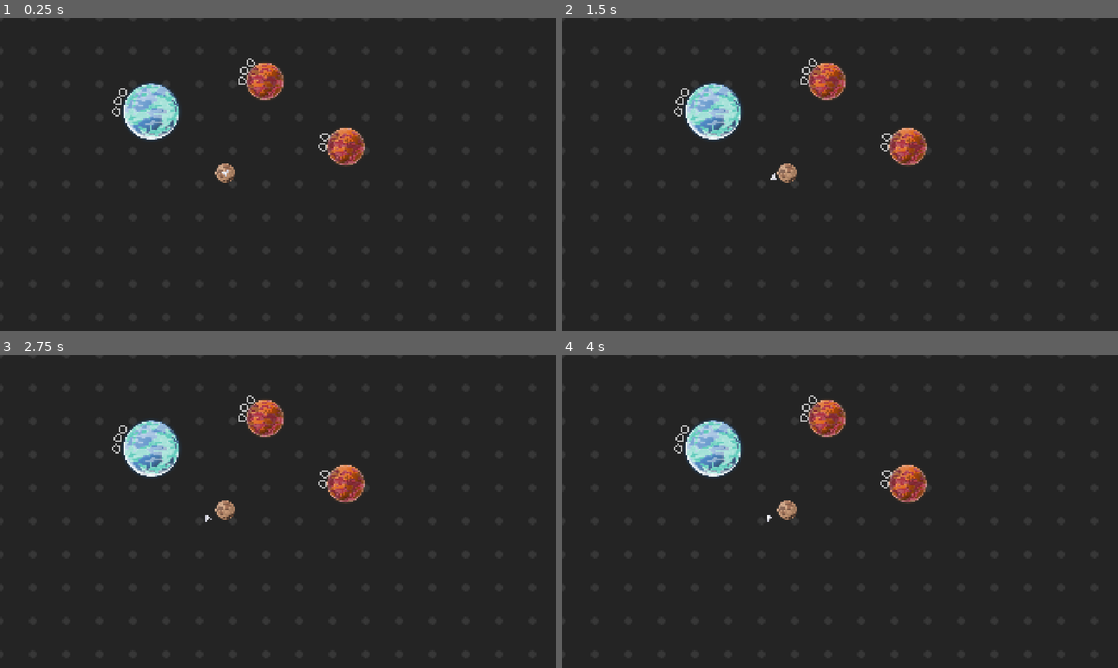
Above: before the commit, frames 1-4 (two rows, left to right).
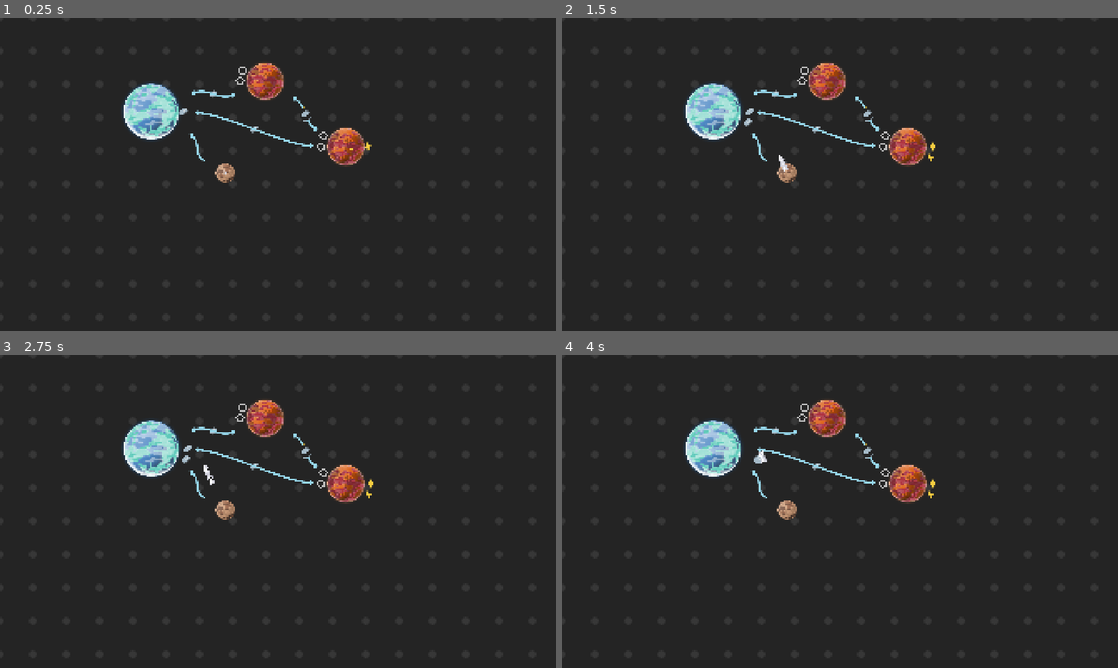
Above: after the commit, the same moments.

Repository: raffomania/milkyway-lane
Game: Godot game, scene res://main.tscn
The game is run twice, just before and just after one commit, with the same random seed, the same clock (stepped at 60 frames per second) and the same inputs.
Inputs:
- Up to frame 1 (0.25 s): no input
- Up to frame 2 (1.5 s): tap Enter at 0.5 s
- Up to frame 3 (2.75 s): no input
- Up to frame 4 (4 s): tap Space at 3.5 s

The runs differ from the first frame. In frame 1, 0.6% of the frame differs, in the area x 20-67%, y 12-51%; in frame 2, 0.7%; in frame 3, 0.7%, in the area x 20-68%, y 12-54%; in frame 4, 0.7%.

Commit message:
Sixth day

Diff:
--- a/cargo.gd
+++ b/cargo.gd
@@ -7,6 +7,14 @@
     Fuel,
     Food
 }
+
+static func texture_for_type(cargo_type: Cargo.Type) -> Texture2D:
+    match cargo_type:
+        Type.Ore: return preload("res://cargo/metal.svg")
+        Type.Fuel: return preload("res://cargo/energy.svg")
+        Type.Food: return preload("res://cargo/energy.svg")
+
+    return preload("res://simple space/PNG/Retina/icon_crossSmall.png")
 
 signal removed(cargo: Cargo)
 
@@ -34,7 +42,7 @@
     #     var l = .5 + decay_time / 10.0
     #     modulate = Color(l, l, l, 1)
     if global_target_position != null:
-        global_position = global_position.lerp(global_target_position, delta * 4)
+        global_position = global_position.lerp(global_target_position, delta * 8)
 
 func remove() -> void:
     var tween = create_tween()
--- a/energy.tscn
+++ b/cargo/energy.tscn
@@ -3,7 +3,9 @@
 [ext_resource type="Texture2D" uid="uid://8yaob70cb6oc" path="res://cargo/energy.svg" id="1_r2ayp"]
 [ext_resource type="Script" uid="uid://d1bco0wr5p4wn" path="res://cargo.gd" id="2_r2ayp"]
 
-[node name="Ore" type="Sprite2D"]
+[node name="Energy" type="Sprite2D"]
 z_index = 2
+scale = Vector2(0.8, 0.8)
 texture = ExtResource("1_r2ayp")
 script = ExtResource("2_r2ayp")
+type = 1
--- a/cargo/metal.svg
+++ b/cargo/metal.svg
@@ -41,12 +41,12 @@
      id="layer1">
     <path
        style="fill:#a5bac8;fill-opacity:1;stroke:#a5bac8;stroke-width:1.5;stroke-linecap:round;stroke-linejoin:round;stroke-dasharray:none;stroke-opacity:1"
-       d="M 4.6477158,7.6574756 8.3926308,4.0137582 7.4914608,2.7778887 5.3945807,2.6191481 2.4613469,5.4311952 2.5265586,7.2660415 Z"
+       d="M 4.0734318,8.2900535 9.007663,3.4477625 7.8202979,1.805363 5.0574873,1.5944058 1.1927124,5.3314548 1.2786341,7.7698601 Z"
        id="path1"
        sodipodi:nodetypes="ccccccc" />
     <path
-       style="fill:none;fill-opacity:1;stroke:#ffffff;stroke-width:1;stroke-linecap:round;stroke-linejoin:round;stroke-dasharray:none;stroke-opacity:1"
-       d="M 4.8857285,5.0327906 6.9459908,2.9575814"
+       style="fill:none;fill-opacity:1;stroke:#d6dde0;stroke-width:0.999997;stroke-linecap:round;stroke-linejoin:round;stroke-dasharray:none;stroke-opacity:1"
+       d="M 4.9813021,4.529895 7.2976794,2.1748861"
        id="path2" />
   </g>
 </svg>
--- /dev/null
+++ b/cargo/metal.tscn
@@ -0,0 +1,10 @@
+[gd_scene load_steps=3 format=3 uid="uid://li0olwglo0bh"]
+
+[ext_resource type="Texture2D" uid="uid://bl7u0lrwda40j" path="res://cargo/metal.svg" id="1_pmblj"]
+[ext_resource type="Script" uid="uid://d1bco0wr5p4wn" path="res://cargo.gd" id="2_2fstd"]
+
+[node name="Metal" type="Sprite2D"]
+z_index = 2
+scale = Vector2(0.8, 0.8)
+texture = ExtResource("1_pmblj")
+script = ExtResource("2_2fstd")
--- /dev/null
+++ b/directive.gd
@@ -0,0 +1,63 @@
+class_name Directive
+
+extends Node2D
+
+@export
+var planet: Planet
+@export
+var cargo_types: Array[Cargo.Type]
+@export
+var arrow_color: Color = Color(0.5952, 0.85188, 0.93, 1)
+
+@onready
+var parent: Planet = $".."
+
+var arrow_curve: Curve2D
+var arrow_lines: PackedVector2Array
+var indicator_size := 40
+
+func _ready() -> void:
+    arrow_curve = Curve2D.new()
+    var local_target_pos = to_local(planet.global_position)
+    var distance = local_target_pos.length()
+    var perpendicular_angle = local_target_pos.angle() + PI * .5
+    var start = Vector2.RIGHT.rotated(local_target_pos.angle() - PI * .05) * (parent.radius + parent.slot_size * 3)
+    var end = local_target_pos + Vector2.LEFT.rotated(local_target_pos.angle() - PI * .05) * (planet.radius + planet.slot_size * 3)
+    var control = local_target_pos.normalized() * distance * .15 + Vector2.LEFT.rotated(perpendicular_angle) * distance * .02
+    arrow_curve.add_point(start, Vector2.ZERO, control)
+    arrow_curve.add_point(end, control.rotated(PI), Vector2.ZERO)
+    arrow_lines = arrow_curve.tessellate(4, 1)
+
+    for i in len(cargo_types):
+        var type_texture = Cargo.texture_for_type(cargo_types[i])
+
+        var sprite = Sprite2D.new()
+        sprite.texture = type_texture
+        sprite.scale = Vector2.ONE * (indicator_size * .7) / type_texture.get_size().x
+        sprite.position = _indicator_position(i)
+        add_child(sprite)
+
+func _draw() -> void:
+    var line_width = 5
+    var lines = arrow_lines
+
+    if !lines.is_empty():
+        draw_circle(lines[0], line_width * .5, arrow_color, true, -1, true)
+    for i in range(len(lines) - 1):
+        draw_line(lines[i], lines[i + 1], arrow_color, line_width, true)
+        if i == (len(lines) - 2):
+            var arrow_line_end = (lines[i] - lines[i + 1]).normalized() * line_width * 2
+            draw_line(lines[i + 1], lines[i + 1] + arrow_line_end.rotated(PI * .2), arrow_color, line_width, true)
+            draw_line(lines[i + 1], lines[i + 1] + arrow_line_end.rotated(-PI * .2), arrow_color, line_width, true)
+            draw_circle(lines[i + 1], line_width * .5, arrow_color, true, -1, true)
+
+    for i in len(cargo_types):
+        var clear_color = ProjectSettings.get_setting("rendering/environment/defaults/default_clear_color")
+        draw_circle(_indicator_position(i), indicator_size * .5, clear_color, true)
+
+func includes_cargo_type(type: Cargo.Type) -> bool:
+    return cargo_types.has(type)
+
+func _indicator_position(i: int) -> Vector2:
+    var position_offset = i - (len(cargo_types) - 1) * .5
+    return arrow_curve.sample_baked((arrow_curve.get_baked_length() * .5) - position_offset * indicator_size * .8)
--- /dev/null
+++ b/directive.tscn
@@ -0,0 +1,7 @@
+[gd_scene load_steps=2 format=3 uid="uid://m6ya5gkhhfeg"]
+
+[ext_resource type="Script" uid="uid://b0nqvohariywx" path="res://directive.gd" id="1_pi4c2"]
+
+[node name="Directive" type="Node2D" node_paths=PackedStringArray("planet")]
+script = ExtResource("1_pi4c2")
+planet = NodePath("")
--- a/main.tscn
+++ b/main.tscn
@@ -1,12 +1,14 @@
-[gd_scene load_steps=9 format=3 uid="uid://c53jdqfk7w18k"]
+[gd_scene load_steps=11 format=3 uid="uid://c53jdqfk7w18k"]
 
 [ext_resource type="PackedScene" uid="uid://c8f45ju8dy8s3" path="res://planet.tscn" id="2_1bvp3"]
 [ext_resource type="Texture2D" uid="uid://dppbwfk7t7dfr" path="res://planets/Planets/planet00.png" id="2_5vw27"]
 [ext_resource type="Texture2D" uid="uid://10givwqxoynk" path="res://planets/Planets/planet02.png" id="3_1bvp3"]
 [ext_resource type="Shader" uid="uid://d21atk7obnr3w" path="res://grid.gdshader" id="5_lquwl"]
 [ext_resource type="Texture2D" uid="uid://buc60npxar7i1" path="res://planets/Planets/planet05.png" id="6_5vw27"]
+[ext_resource type="PackedScene" uid="uid://m6ya5gkhhfeg" path="res://directive.tscn" id="6_kek77"]
 [ext_resource type="PackedScene" uid="uid://cs4ip8vffa4es" path="res://ship.tscn" id="7_5vw27"]
-[ext_resource type="PackedScene" uid="uid://bwtseicc2lvkk" path="res://energy.tscn" id="7_272bh"]
+[ext_resource type="PackedScene" uid="uid://bwtseicc2lvkk" path="res://cargo/energy.tscn" id="7_272bh"]
+[ext_resource type="PackedScene" uid="uid://li0olwglo0bh" path="res://cargo/metal.tscn" id="7_kek77"]
 
 [sub_resource type="ShaderMaterial" id="ShaderMaterial_7mycd"]
 shader = ExtResource("5_lquwl")
@@ -21,7 +23,7 @@
 
 [node name="Main" type="Node2D"]
 
-[node name="ColorRect" type="ColorRect" parent="."]
+[node name="Grid" type="ColorRect" parent="."]
 material = SubResource("ShaderMaterial_7mycd")
 anchors_preset = 15
 anchor_right = 1.0
@@ -33,33 +35,61 @@
 grow_horizontal = 2
 grow_vertical = 2
 
-[node name="Home" parent="." instance=ExtResource("2_1bvp3")]
+[node name="Home" parent="." node_paths=PackedStringArray("output_slots") instance=ExtResource("2_1bvp3")]
 position = Vector2(784, 545)
 texture = ExtResource("6_5vw27")
 spawning_ships = ExtResource("7_5vw27")
+output_slots = [null, null, null]
 spawn_time = 5.0
 
-[node name="Planet01" parent="." instance=ExtResource("2_1bvp3")]
+[node name="Directive" parent="Home" node_paths=PackedStringArray("planet") instance=ExtResource("6_kek77")]
+planet = NodePath("../../Left")
+
+[node name="Left" parent="." node_paths=PackedStringArray("output_slots") instance=ExtResource("2_1bvp3")]
 position = Vector2(528, 333)
 texture = ExtResource("2_5vw27")
 radius = 120.0
-spawning_resource = ExtResource("7_272bh")
+spawning_resource = ExtResource("7_kek77")
+output_slots = [null, null]
 spawn_time = 2.0
-input_slots = 3
 
-[node name="Planet02" parent="." instance=ExtResource("2_1bvp3")]
+[node name="Directive3" parent="Left" node_paths=PackedStringArray("planet") instance=ExtResource("6_kek77")]
+planet = NodePath("../../Up")
+cargo_types = Array[int]([0])
+
+[node name="Directive2" parent="Left" node_paths=PackedStringArray("planet") instance=ExtResource("6_kek77")]
+planet = NodePath("../../Right")
+cargo_types = Array[int]([0])
+
+[node name="Right" parent="." node_paths=PackedStringArray("output_slots") instance=ExtResource("2_1bvp3")]
 position = Vector2(1200, 454)
 texture = ExtResource("3_1bvp3")
 radius = 80.0
 spawning_resource = ExtResource("7_272bh")
-input_slots = 2
+output_slots = [null, null]
+spawn_time = 10.0
+input_slots = Array[int]([0, 0])
 
-[node name="Planet04" parent="." instance=ExtResource("2_1bvp3")]
+[node name="Directive" parent="Right" node_paths=PackedStringArray("planet") instance=ExtResource("6_kek77")]
+planet = NodePath("../../Left")
+
+[node name="Directive2" parent="Right" node_paths=PackedStringArray("planet") instance=ExtResource("6_kek77")]
+planet = NodePath("../../Up")
+cargo_types = Array[int]([1, 0])
+
+[node name="Up" parent="." instance=ExtResource("2_1bvp3")]
 position = Vector2(921, 228)
 texture = ExtResource("3_1bvp3")
 radius = 80.0
 spawning_resource = ExtResource("7_272bh")
-input_slots = 3
+input_slots = Array[int]([0, 1])
+
+[node name="Directive" parent="Up" node_paths=PackedStringArray("planet") instance=ExtResource("6_kek77")]
+planet = NodePath("../../Left")
+
+[node name="Directive2" parent="Up" node_paths=PackedStringArray("planet") instance=ExtResource("6_kek77")]
+planet = NodePath("../../Right")
+cargo_types = Array[int]([0])
 
 [node name="Camera2D" type="Camera2D" parent="."]
 position = Vector2(967, 551)
--- a/planet.gd
+++ b/planet.gd
@@ -2,8 +2,8 @@
 
 extends Node2D
 
-@export
-var targets: Array[Planet]
+@onready
+var directives: Array[Directive] = child_directives()
 
 @export
 var texture: Texture2D:
@@ -27,13 +27,10 @@
 @export
 var spawn_time := 15.0
 @export
-var input_slots := 0
+var consume_time := 10.0
 @export
-var target_line_color: Color
-var inputs_added := 0
-var current_inputs := 0
-
-var targets_lines: Array[PackedVector2Array]
+var input_slots: Array[Cargo.Type] = []
+var current_inputs: Array[Cargo] = []
 
 var slot_size := 12.0
 
@@ -46,55 +43,60 @@
     add_child(spawn_timer)
     spawn_timer.start()
 
-    for target in targets:
-        var line = Curve2D.new()
-        var local_target_pos = to_local(target.global_position)
-        var distance = local_target_pos.length()
-        var perpendicular_angle = local_target_pos.angle() + PI * .5
-        var start = Vector2.RIGHT.rotated(local_target_pos.angle() - PI * .05) * (radius + slot_size * 3)
-        var end = local_target_pos + Vector2.LEFT.rotated(local_target_pos.angle() - PI * .05) * (target.radius + target.slot_size * 3)
-        var control = local_target_pos.normalized() * distance * .15 + Vector2.LEFT.rotated(perpendicular_angle) * distance * .02
-        line.add_point(start, Vector2.ZERO, control)
-        line.add_point(end, control.rotated(PI), Vector2.ZERO)
-        targets_lines.append(line.tessellate(4, 1))
+    var consume_timer = Timer.new()
+    consume_timer.wait_time = consume_time
+    consume_timer.timeout.connect(self.consume_input)
+    add_child(consume_timer)
+    consume_timer.start()
+
+    current_inputs.resize(len(input_slots))
 
     spawn.call_deferred()
+    await get_tree().create_timer(0.2).timeout
+    spawn.call_deferred()
+    await get_tree().create_timer(0.2).timeout
+    spawn.call_deferred()
+    await get_tree().create_timer(0.2).timeout
+    spawn.call_deferred()
+
+func child_directives() -> Array[Directive]:
+    var result: Array[Directive] = []
+    for child in get_children():
+        var directive := child as Directive
+        if directive != null:
+            result.append(directive)
+
+    return result
 
 func _draw() -> void:
-    for i in range(len(output_slots)):
-        draw_circle(slot_position(i), slot_size, Color.GRAY, false)
-
-    for i in range(input_slots):
+    # for i in range(len(output_slots)):
+    #     draw_circle(slot_position(i), slot_size, Color.GRAY, false)
+    for i in range(len(input_slots)):
         draw_circle(slot_position(i).rotated(PI), slot_size, Color.GRAY, false)
 
-    var line_width = 5
-    for lines in targets_lines:
-        if !lines.is_empty():
-            draw_circle(lines[0], line_width * .5, target_line_color, true, -1, true)
-        for i in range(len(lines) - 1):
-            draw_line(lines[i], lines[i + 1], target_line_color, line_width, true)
-            if i == (len(lines) - 2):
-                var arrow_line_end = (lines[i] - lines[i + 1]).normalized() * line_width * 2
-                draw_line(lines[i + 1], lines[i + 1] + arrow_line_end.rotated(PI * .2), target_line_color, line_width, true)
-                draw_line(lines[i + 1], lines[i + 1] + arrow_line_end.rotated(-PI * .2), target_line_color, line_width, true)
-                draw_circle(lines[i + 1], line_width * .5, target_line_color, true, -1, true)
-
 func slot_position(i: int) -> Vector2:
-    return (Vector2.RIGHT).rotated(i / radius * slot_size * 3) * radius
+    return (Vector2.RIGHT).rotated(i / radius * slot_size * 3) * (radius + slot_size / 2)
 
 func output_dock_position() -> Vector2:
     var i = (len(output_slots) - 1) * .5
     return (Vector2.RIGHT).rotated(i / radius * slot_size * 3) * radius * 1.4
 
 func input_dock_position() -> Vector2:
-    var i = (input_slots - 1) * .5
+    var i = (len(input_slots) - 1) * .5
     return (Vector2.RIGHT).rotated(PI + (i / radius * slot_size * 3)) * radius * 1.4
 
 func spawn() -> void:
     if spawning_resource != null:
         spawn_output()
-    elif spawning_ships != null:
+    if spawning_ships != null:
         spawn_ship()
+
+func consume_input() -> void:
+    var available = current_inputs.filter(func(i): return i != null)
+    if !available.is_empty():
+        var cargo = available.pick_random()
+        cargo.remove()
+        remove_input(cargo)
 
 func spawn_output() -> void:
     var free_slot = find_free_output_slot()
@@ -105,64 +107,83 @@
     output.global_target_position = to_global(slot_position(free_slot))
     output.rotation = output.position.angle()
     output.removed.connect(remove_output)
-    add_child(output)
+    output.position = global_position
+    get_node("/root/Main").add_child(output)
     output_slots[free_slot] = output
+
 
 func find_free_output_slot() -> int:
     return output_slots.find_custom(func(o): return o == null)
 
-func find_output() -> Cargo:
-    var index = output_slots.find_custom(func(o): return o != null)
+func random_transportable_output() -> Cargo:
+    var available_outputs = output_slots.filter(func(o):
+        if o == null:
+            return false
+        var directive_available = directives.any(func(d): return d.includes_cargo_type(o.type))
+        return directive_available
+    )
 
-    if index != -1:
-        return output_slots[index]
+    if !available_outputs.is_empty():
+        return available_outputs.pick_random()
     else:
         return null
 
-func can_take_input() -> bool:
-    return current_inputs < input_slots
+func free_input_slot(type: Cargo.Type) -> int:
+    for i in range(len(input_slots)):
+        if input_slots[i] == type:
+            if current_inputs[i] == null:
+                return i
+
+    return -1
+
+func can_take_input(type: Cargo.Type) -> bool:
+    return free_input_slot(type) != -1
 
 func add_input(input: Node2D) -> void:
-    if !can_take_input():
+    var free_slot = free_input_slot(input.type)
+    if free_slot == -1:
         return
 
-    if input.get_parent() != null:
-        input.reparent(self)
-    else:
-        add_child(input)
-
-    var free_slot = inputs_added % input_slots
     input.global_target_position = to_global(slot_position(free_slot).rotated(PI))
-    input.rotation = input.position.angle()
     input.removed.connect(remove_input)
 
-    inputs_added += 1
-    current_inputs += 1
+    current_inputs[free_slot] = input
 
 func spawn_ship() -> void:
     if spawning_ships == null:
         return
 
     var ship: Node2D = spawning_ships.instantiate()
-    ship.target = self.random_target()
     get_node("/root/Main").add_child(ship)
     ship.global_position = global_position
+    ship.state = ship.Moving.new()
+    ship.state.target = self
+    ship.check_target()
 
 func random_target() -> Planet:
-    if targets.is_empty():
-        return
+    if len(directives) == 0:
+        return null
 
-    return targets.pick_random()
+    return directives.pick_random().planet
+
+func target_for_cargo(type: Cargo.Type) -> Planet:
+    var available = directives.filter(func(d: Directive): return d.includes_cargo_type(type))
+    if !available.is_empty():
+        return available.pick_random().planet
+
+    return null
 
 func remove_output(cargo: Cargo) -> void:
     output_slots[output_slots.find(cargo)] = null
     cargo.removed.disconnect(self.remove_output)
 
-func remove_input(_cargo: Cargo) -> void:
-    current_inputs -= 1
+func remove_input(cargo: Cargo) -> void:
+    var i = current_inputs.find(cargo)
+    if i != -1:
+        current_inputs[i] = null
 
 func take_output() -> Cargo:
-    var output = find_output()
+    var output = random_transportable_output()
     if output == null:
         return null
 
--- a/planet.tscn
+++ b/planet.tscn
@@ -6,7 +6,7 @@
 [node name="Planet01" type="Node2D"]
 z_index = 1
 script = ExtResource("1_mtr83")
-target_line_color = Color(0.91, 0.781083, 0.6825, 1)
+target_line_color = Color(0.5952, 0.85188, 0.93, 1)
 
 [node name="Sprite" type="Sprite2D" parent="."]
 z_index = -1
--- a/ship.gd
+++ b/ship.gd
@@ -1,16 +1,45 @@
 extends Node2D
 
-@export
-var target: Planet
+class State:
+    pass
+
+class Moving:
+    extends State
+
+    var target: Planet
+
+    func to_idle() -> Idle:
+        return Idle.new(self.target)
+
+class Dead:
+    extends State
+
+    var death_direction: Vector2
+    var death_rotation: float
+
+class Idle:
+    extends State
+
+    const check_interval := 2.0
+    var target: Planet
+    var check_cooldown := check_interval
+    var drift_offset: Vector2
+
+    func _init(new_target: Planet):
+        self.target = new_target
+        self.drift_offset = Vector2.RIGHT.rotated(randf_range(-PI * .2, PI * .2)) * randf_range(10, 50)
+
+    func to_idle():
+        return self
+
 @export
 var time_to_live: float
 var max_velocity = 150.0
 var min_speed = 0.0
 var velocity := 0.0
 var max_acceleration := 50.0
-var is_dead := false
-var death_direction: Vector2
-var death_rotation: float
+
+var state: State
 
 var cargo: Cargo
 
@@ -23,73 +52,115 @@
     add_child(timer)
     timer.start()
 
+    var original_scale = scale
+    scale.x = 0
+    var t = create_tween()
+    t.tween_property(self, "scale", original_scale, 0.5)
+
 func _process(delta: float) -> void:
-    if is_dead:
-        position += velocity * death_direction * delta
-        rotation += death_rotation * delta
+    if state is Dead:
+        position += velocity * state.death_direction * delta
+        rotation += state.death_rotation * delta
         return
 
-    if !is_instance_valid(target):
-        target = get_tree().get_nodes_in_group("planets")[0]
+    if state is Moving:
+        if !is_instance_valid(state.target):
+            state.target = get_tree().get_nodes_in_group("planets")[0]
 
-        if !is_instance_valid(target):
-            return
+            if !is_instance_valid(state.target):
+                return
 
-    var to_target = target_position() - global_position
-    var distance_to_target = to_target.length()
+        if global_position.distance_to(target_position(state.target)) < 5:
+            check_target()
 
-    var target_rotation = to_target.angle() + PI / 2
-    var rotation_strength = abs(angle_difference(target_rotation, global_rotation)) * 4
+    if state is Idle:
+        state.check_cooldown -= delta
+        # TODO can't drift like this forever
+        state.drift_offset += state.drift_offset.normalized() * 5 * delta
+        if state.check_cooldown <= 0:
+            state.check_cooldown = state.check_interval
+            check_target()
 
-    var braking_distance = ((velocity ** 2) / (2 * max_acceleration)) + 2
-    var acceleration_dir = clamp(distance_to_target - braking_distance, -1, 1)
-    var acceleration_strength = acceleration_dir
-    var acceleration = clamp(max_acceleration * acceleration_strength, max(-max_acceleration, -velocity), max_acceleration)
+    if state is Moving or state is Idle:
+        var to_target
+        if state is Moving:
+            to_target = target_position(state.target) - global_position
+        elif state is Idle:
+            var target_global_position = target_position(state.target)
+            var target_position_angle = state.target.global_position.angle_to_point(target_global_position)
+            to_target = target_global_position + state.drift_offset.rotated(target_position_angle) - global_position
 
-    velocity += acceleration * delta
-    velocity = clamp(velocity, min_speed, max_velocity)
-    position += velocity * Vector2.UP.rotated(rotation) * delta
+        var distance_to_target = to_target.length()
 
-    rotation = rotate_toward(global_rotation, target_rotation, rotation_strength * delta)
+        var target_rotation = to_target.angle() + PI / 2
+        var rotation_strength = abs(angle_difference(target_rotation, global_rotation)) * 4
+
+        var braking_distance = ((velocity ** 2) / (2 * max_acceleration)) + 2
+        var acceleration_dir = clamp(distance_to_target - braking_distance, -1, 1)
+        var acceleration_strength = acceleration_dir
+        var acceleration = clamp(max_acceleration * acceleration_strength, max(-max_acceleration, -velocity), max_acceleration)
+
+        if distance_to_target > 4:
+            velocity += acceleration * delta
+            velocity = clamp(velocity, min_speed, max_velocity)
+            position += velocity * Vector2.UP.rotated(rotation) * delta
+
+        rotation = rotate_toward(global_rotation, target_rotation, rotation_strength * delta)
 
     if cargo != null:
         cargo.global_target_position = $CargoHold.global_position
 
-    if distance_to_target < 5:
-        on_reach_target()
-
-func target_position() -> Vector2:
+func target_position(target: Planet) -> Vector2:
     if cargo == null and len(target.output_slots) > 0:
         return target.to_global(target.output_dock_position())
     else:
         return target.to_global(target.input_dock_position())
 
-func on_reach_target() -> void:
+func check_target() -> void:
+    if state is not Moving and state is not Idle:
+        return
+
     # load off old cargo
-    if cargo != null and target.can_take_input():
-        target.add_input(cargo)
-        cargo.removed.disconnect(self.cargo_expired)
-        cargo = null
+    if cargo != null and state.target.can_take_input(cargo.type):
+        state.target.add_input(cargo)
+        remove_current_cargo()
 
     # take new cargo
     if cargo == null:
-        cargo = target.take_output()
-        if cargo != null:
-            cargo.removed.connect(self.cargo_expired)
-            cargo.reparent(get_node("/root/Main"))
+        take_cargo(state.target.take_output())
 
-    target = target.random_target()
+    var new_target
+    if cargo != null:
+        new_target = state.target.target_for_cargo(cargo.type)
+    else:
+        new_target = state.target.random_target()
 
+    if new_target == null:
+        state = state.to_idle()
+    else:
+        if state is Idle:
+            state = Moving.new()
+        state.target = new_target
+
+func remove_current_cargo() -> void:
+    cargo.removed.disconnect(self.cargo_expired)
+    cargo = null
+
+func take_cargo(c: Cargo) -> void:
+    if c == null:
+        return
+
+    cargo = c
+    cargo.removed.connect(self.cargo_expired)
 
 func cargo_expired(_c: Cargo) -> void:
     cargo = null
 
-
 func die_slowly() -> void:
-    is_dead = true
-    death_direction = Vector2.UP.rotated(rotation)
-    death_rotation = randf_range(-.2, .2)
+    state = Dead.new()
+    state.death_direction = Vector2.UP.rotated(rotation)
+    state.death_rotation = randf_range(-.2, .2)
     var tween = create_tween().set_trans(Tween.TRANS_QUAD).set_ease(Tween.EASE_OUT)
     tween.tween_property(self, "modulate", Color(.4, .4, .4, 1), 5.0)
     tween.parallel().tween_property(self, "velocity", randf() * 10, 5.0)
-    tween.parallel().tween_property(self, "rotation", death_rotation * 4, 5.0)
+    tween.parallel().tween_property(self, "rotation", state.death_rotation * 4, 5.0)
Not shown, added: directive.gd.uid
